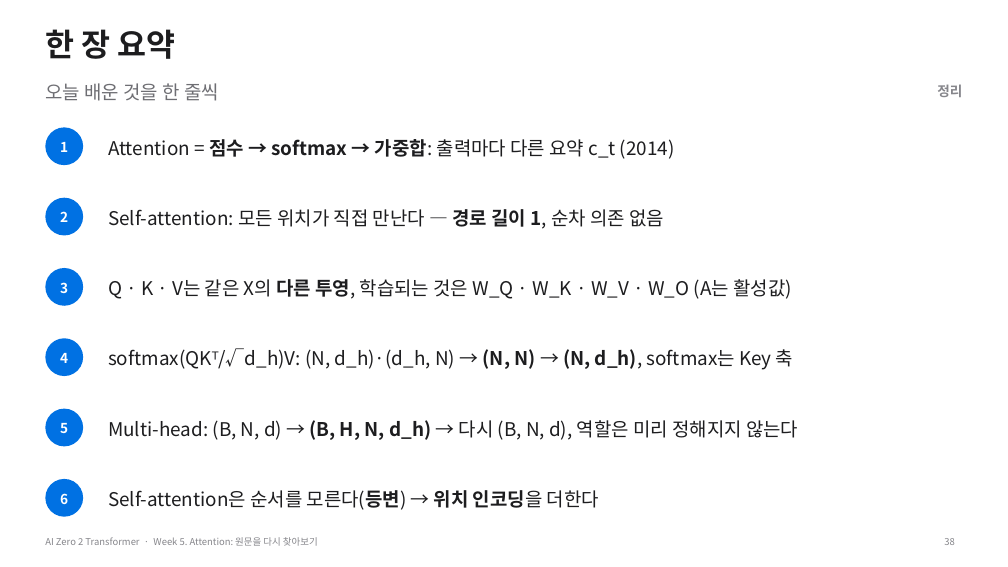
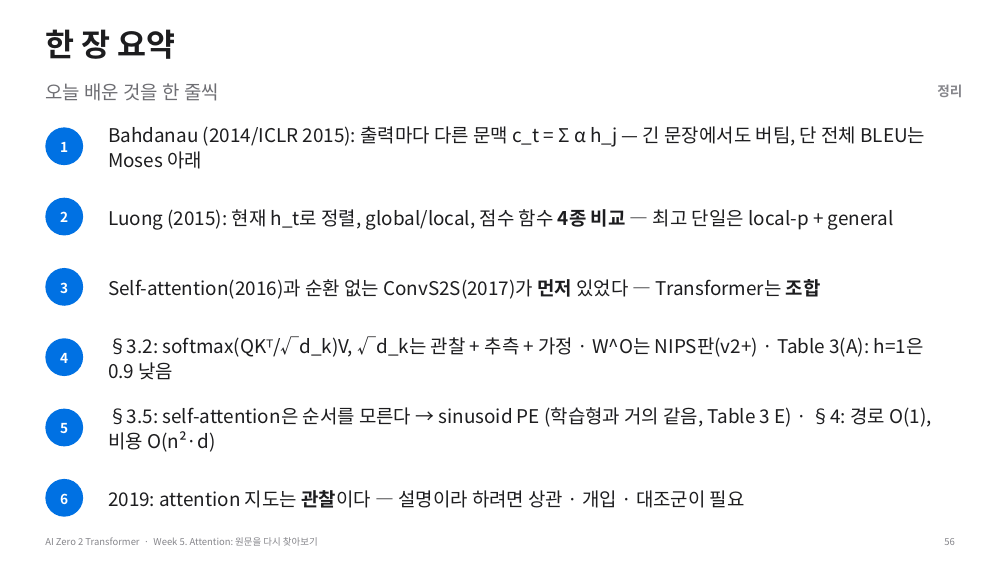
Before and after one commit to myunhh/AI-Zero-2-Transformers, a slide deck: slide 56 of lectures/week05_attention.pptx (slide 38 before the commit). Drawn at 1008x567 pixels with LibreOffice and Linux fonts; fonts in the diff are those of the drawing. Boxes give left, top, right and bottom in pixels: in the first picture for what was removed or moved away, otherwise in the second. Text is boxed around its words. In the diff, an @@ line names an element or a change of style, - is before the commit and + after.

```diff
--- a/lectures/week05_attention.pptx
+++ b/lectures/week05_attention.pptx
@@ text at (108,126,926,169): text changed @@
-Attention = 점수 → softmax → 가중합: 출력마다 다른 요약 c_t (2014)
+Bahdanau (2014/ICLR 2015): 출력마다 다른 문맥 c_t = Σ α h_j — 긴 문장에서도 버팀, 단 전체 BLEU는 Moses 아래
@@ text at (108,209,894,230): text changed @@
-Self-attention: 모든 위치가 직접 만난다 — 경로 길이 1, 순차 의존 없음
+Luong (2015): 현재 h_t로 정렬, global/local, 점수 함수 4종 비교 — 최고 단일은 local-p + general
@@ text at (108,279,821,299): text changed @@
-Q · K · V는 같은 X의 다른 투영, 학습되는 것은 W_Q · W_K · W_V · W_O (A는 활성값)
+Self-attention(2016)과 순환 없는 ConvS2S(2017)가 먼저 있었다 — Transformer는 조합
@@ text at (108,336,924,380): text changed @@
-softmax(QKᵀ/√d_h)V: (N, d_h)·(d_h, N) → (N, N) → (N, d_h), softmax는 Key 축
+§3.2: softmax(QKᵀ/√d_k)V, √d_k는 관찰 + 추측 + 가정 · W^O는 NIPS판(v2+) · Table 3(A): h=1은 0.9 낮음
@@ text at (108,407,932,452): text changed @@
-Multi-head: (B, N, d) → (B, H, N, d_h) → 다시 (B, N, d), 역할은 미리 정해지지 않는다
+§3.5: self-attention은 순서를 모른다 → sinusoid PE (학습형과 거의 같음, Table 3 E) · §4: 경로 O(1), 비용 O(n²·d)
@@ text at (108,490,745,508): text changed @@
-Self-attention은 순서를 모른다(등변) → 위치 인코딩을 더한다
+2019: attention 지도는 관찰이다 — 설명이라 하려면 상관 · 개입 · 대조군이 필요
```
Also in this commit, not shown: 31 other slides changed, 26 slides added, 8 slides removed, 1 other file.
